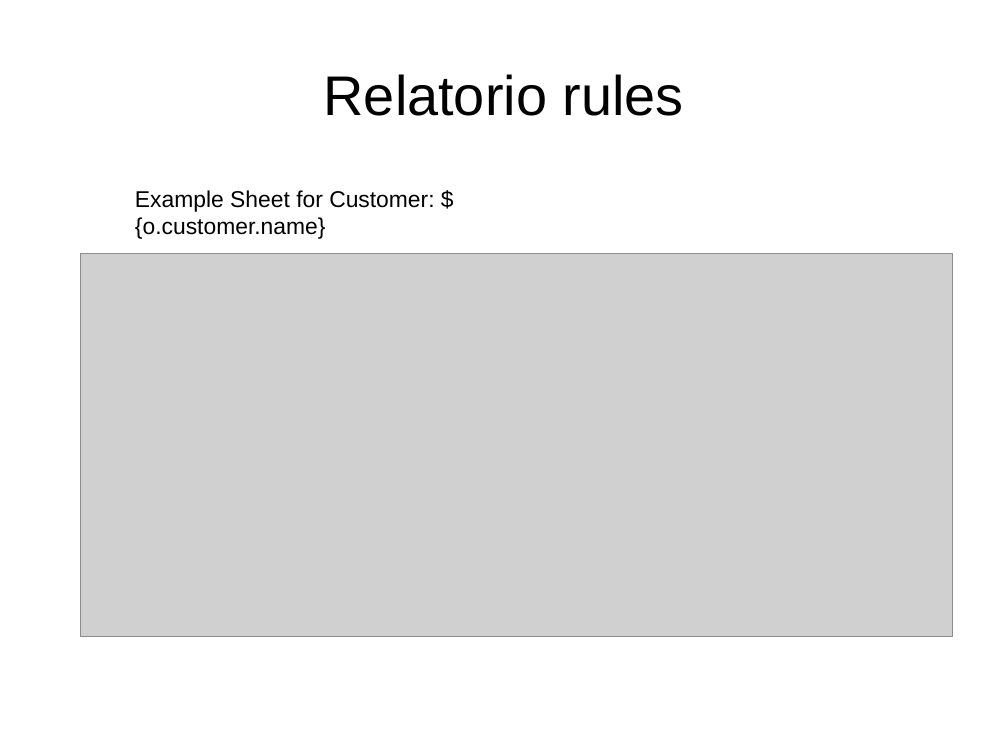
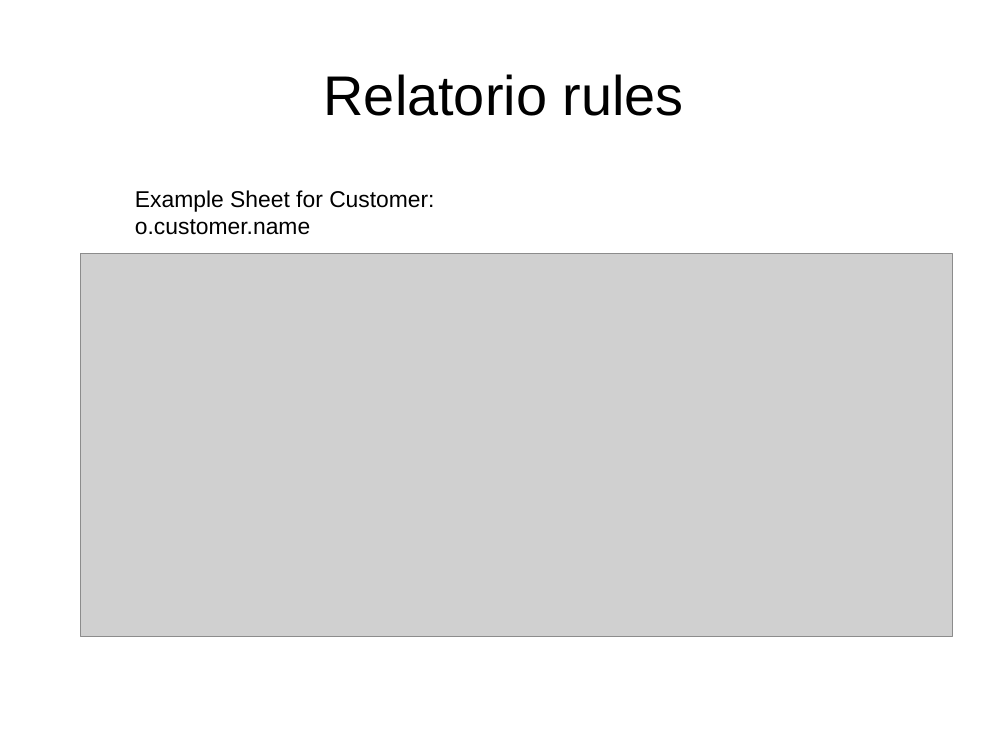
Before and after one commit to jakogut/python-relatorio, a slide deck: slide 1 of examples/presentation.odp. Drawn at 1008x756 pixels with LibreOffice and Linux fonts; fonts in the diff are those of the drawing; grey boxes stand for pictures. Boxes give left, top, right and bottom in pixels: in the first picture for what was removed or moved away, otherwise in the second. Text is boxed around its words. In the diff, an @@ line names an element or a change of style, - is before the commit and + after.

Commit message:
Update odf examples for escape elements values

```diff
--- a/examples/presentation.odp
+++ b/examples/presentation.odp
@@ text at (x1=135, y1=190, x2=434, y2=235): text changed @@
-Example Sheet for Customer: ${o.customer.name}
+Example Sheet for Customer: o.customer.name
```
Also in this commit, not shown: 3 other files.
